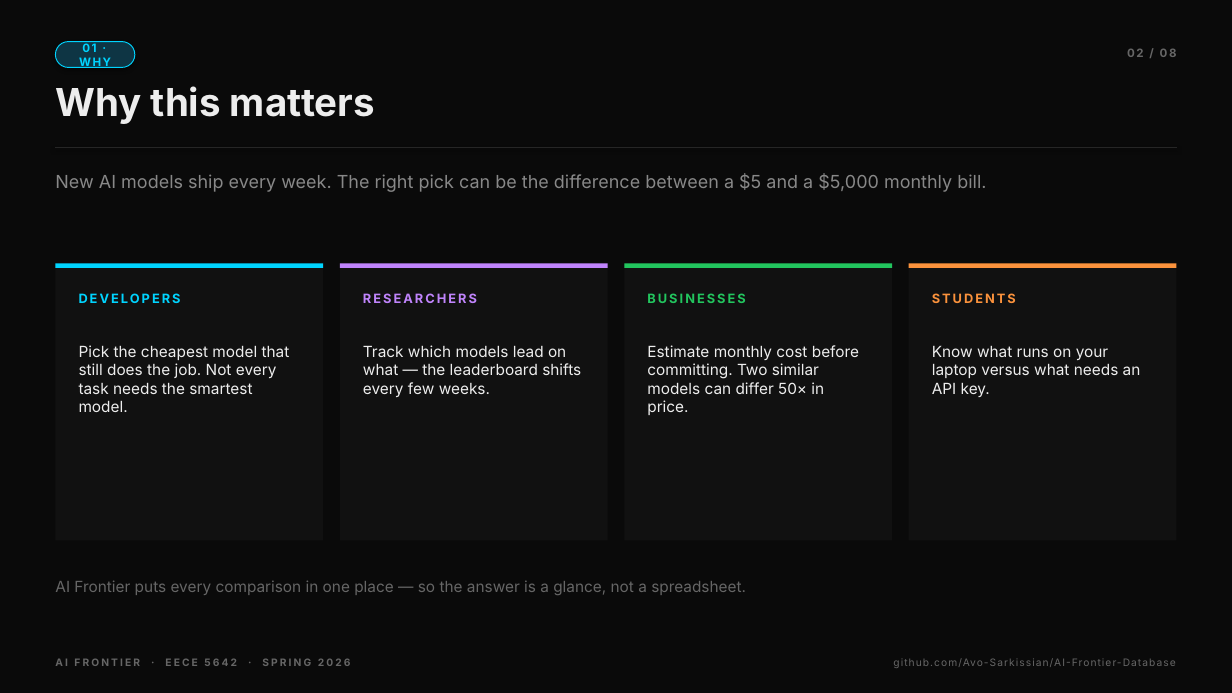
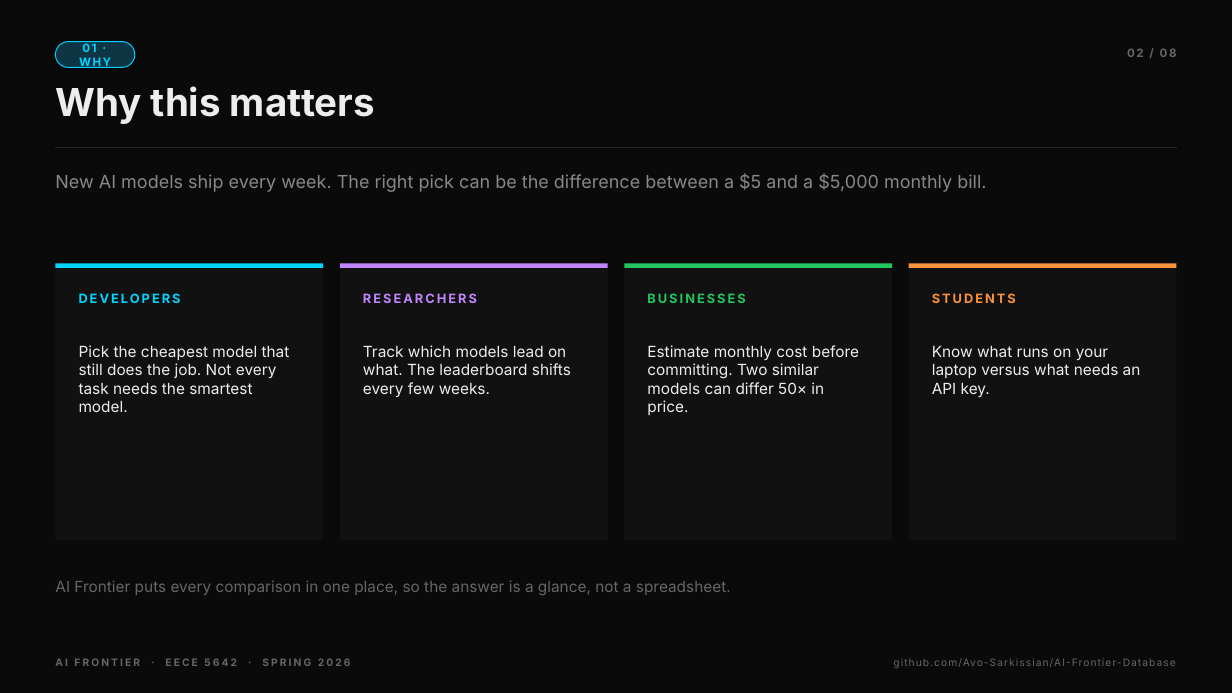
Before and after one commit to Avo-Sarkissian/AI-Frontier-Database, a slide deck: slide 2 of AI_Frontier_Presentation.pptx. Drawn at 1232x693 pixels with LibreOffice and Linux fonts; fonts in the diff are those of the drawing. Boxes give left, top, right and bottom in pixels: in the first picture for what was removed or moved away, otherwise in the second. Text is boxed around its words. In the diff, an @@ line names an element or a change of style, - is before the commit and + after.

```diff
--- a/AI_Frontier_Presentation.pptx
+++ b/AI_Frontier_Presentation.pptx
@@ text at <box>363,345,571,397</box>: text changed @@
-Track which models lead on what — the leaderboard shifts every few weeks.
+Track which models lead on what. The leaderboard shifts every few weeks.
@@ text at <box>55,580,731,595</box>: text changed @@
-AI Frontier puts every comparison in one place — so the answer is a glance, not a spreadsheet.
+AI Frontier puts every comparison in one place, so the answer is a glance, not a spreadsheet.
```
Also in this commit, not shown: 5 other slides changed, 1 other file.
